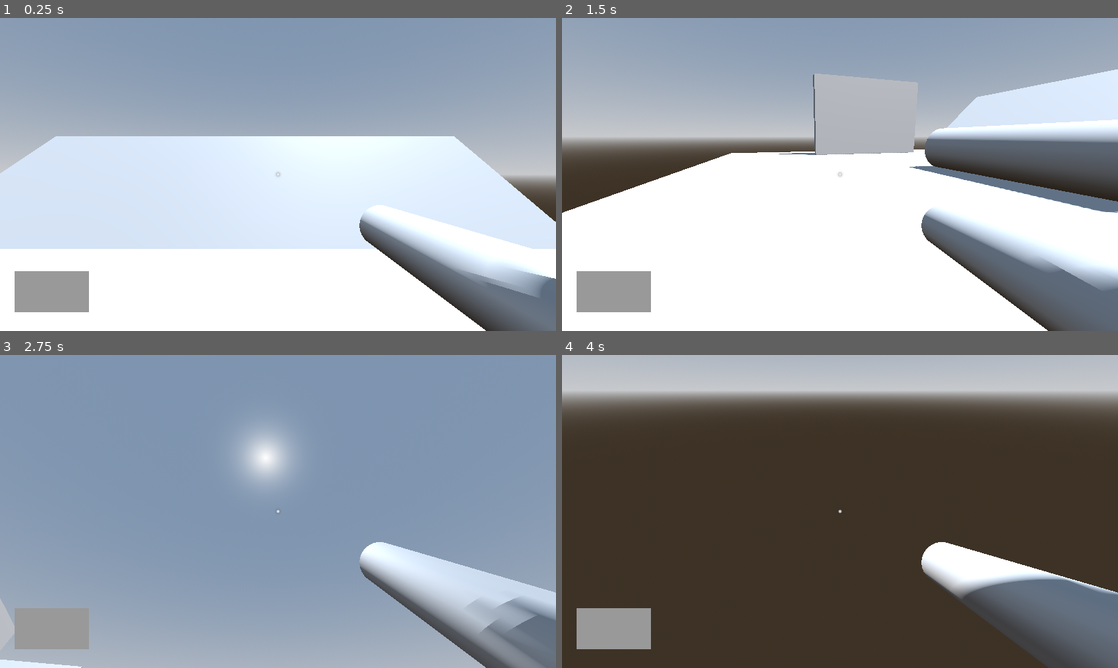
Above: before the commit, frames 1-4 (two rows, left to right).
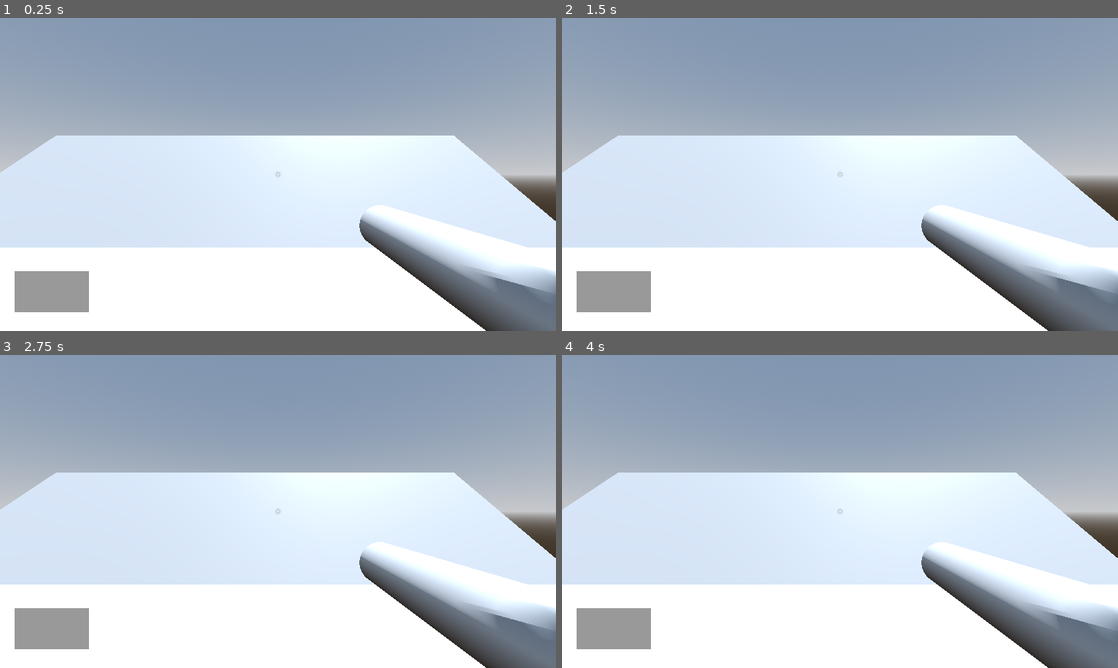
Above: after the commit, the same moments.

Repository: piksalchaos/spadooshka
Game: Godot game, scene res://scenes/test_world.tscn
The game is run twice, just before and just after one commit, with the same random seed, the same clock (stepped at 60 frames per second) and the same inputs.
Inputs (mouse positions are in pixels of both pictures, inside the frame that each line leads up to):
- Up to frame 1 (0.25 s): no input
- Up to frame 2 (1.5 s): tap Enter at 0.5 s; move the mouse to (962, 158) at 0.52 s; hold D (right) 0.53-1.28 s; tap E (interact) at 0.6 s; tap Space (jump) at 0.77 s; move the mouse to (728, 190) at 1.27 s; hold S (backward) from 1.28 s (still down); tap Mouse wheel down (item_slot_left) at 1.35 s
- Up to frame 3 (2.75 s): tap Space (jump) at 1.52 s; move the mouse to (333, 442) at 2.02 s; release S (backward) at 2.03 s; hold D (right) from 2.03 s (still down); hold Mouse wheel up (item_slot_right) from 2.03 s (still down)
- Up to frame 4 (4 s): move the mouse to (812, 574) at 2.77 s; release D (right) at 2.78 s; release Mouse wheel up (item_slot_right) at 2.78 s; hold W (forward) 2.78-3.53 s; click (812, 574) at 2.85 s; tap Space (jump) at 3.02, 3.77 s; move the mouse to (1006, 558) at 3.52 s; hold A (left) from 3.53 s (still down); hold Right mouse button (use_item) from 3.53 s (still down)

The runs differ from the first frame. In frame 1, 1.1% of the frame differs, in the area x 0-100%, y 37-89%; in frame 2, 45%; in frame 3, 67%; in frame 4, 94%, in the area x 0-100%, y 0-100%.

Commit message:
players and guns now work only with their respective clients

Diff:
--- a/scenes/main_menu.gd
+++ b/scenes/main_menu.gd
@@ -4,26 +4,11 @@
 
 signal host_button_pressed
 signal join_button_pressed
-#
-#const PLAYER_SCENE = preload("res://scenes/player.tscn")
-#const PORT = 9999
-#var enet_peer = ENetMultiplayerPeer.new()
-#
+
 func _on_host_button_pressed() -> void:
 	hide()
 	host_button_pressed.emit()
-	#enet_peer.create_server(PORT)
-	#multiplayer.multiplayer_peer = enet_peer
-	#multiplayer.peer_connected.connect(add_player)
-	#add_player(multiplayer.get_unique_id())
 
 func _on_join_button_pressed() -> void:
 	hide()
 	join_button_pressed.emit()
-	#enet_peer.create_client("localhost", PORT)
-	#multiplayer.multiplayer_peer = enet_peer
-#
-#func add_player(peer_id):
-	#var player = PLAYER_SCENE.instantiate()
-	#player.name = str(peer_id)
-	#add_child(player)
--- a/scenes/player.tscn
+++ b/scenes/player.tscn
@@ -33,6 +33,17 @@
 
 [sub_resource type="CapsuleShape3D" id="CapsuleShape3D_dqyto"]
 
+[sub_resource type="SceneReplicationConfig" id="SceneReplicationConfig_yhuv5"]
+properties/0/path = NodePath(".:position")
+properties/0/spawn = true
+properties/0/replication_mode = 1
+properties/1/path = NodePath(".:rotation")
+properties/1/spawn = true
+properties/1/replication_mode = 1
+properties/2/path = NodePath("Camera:rotation")
+properties/2/spawn = true
+properties/2/replication_mode = 1
+
 [node name="Player" type="CharacterBody3D"]
 script = ExtResource("1_x756l")
 
@@ -58,9 +69,11 @@
 target_position = Vector3(0, 0, -5)
 
 [node name="Gun" parent="Camera" instance=ExtResource("2_wfnaq")]
-transform = Transform3D(1, 0, 0, 0, -4.37114e-08, -1, 0, 1, -4.37114e-08, 0.5, -0.25, -0.5)
 
 [node name="SpeedBoostTimer" type="Timer" parent="."]
 wait_time = 10.0
 
+[node name="MultiplayerSynchronizer" type="MultiplayerSynchronizer" parent="."]
+replication_config = SubResource("SceneReplicationConfig_yhuv5")
+
 [connection signal="timeout" from="SpeedBoostTimer" to="." method="_on_speed_boost_timer_timeout"]
--- a/scenes/test_world_multiplayer.tscn
+++ b/scenes/test_world_multiplayer.tscn
@@ -82,5 +82,9 @@
 transform = Transform3D(1, 0, 0, 0, 1, 0, 0, 0, 1, 8.3378, 0.5, 4.04229)
 item = ExtResource("5_3qtad")
 
+[node name="MultiplayerSpawner" type="MultiplayerSpawner" parent="."]
+_spawnable_scenes = PackedStringArray("res://scenes/player.tscn")
+spawn_path = NodePath("..")
+
 [connection signal="host_button_pressed" from="CanvasLayer/MainMenu" to="." method="_on_main_menu_host_button_pressed"]
 [connection signal="join_button_pressed" from="CanvasLayer/MainMenu" to="." method="_on_main_menu_join_button_pressed"]
--- a/scripts/gun.gd
+++ b/scripts/gun.gd
@@ -16,6 +16,7 @@
 	)
 
 func _unhandled_input(event: InputEvent) -> void:
+	if not is_multiplayer_authority(): return
 	if event.is_action_pressed("shoot"):
 		shoot()
 	if event.is_action_pressed("reload"):
--- a/scripts/player.gd
+++ b/scripts/player.gd
@@ -4,6 +4,7 @@
 @onready var animation_player: AnimationPlayer = $AnimationPlayer
 @onready var interact_cast: RayCast3D = $Camera/InteractCast
 @onready var speed_boost_timer: Timer = $SpeedBoostTimer
+@onready var gun: MeshInstance3D = $Camera/Gun
 
 var items: Array[Item] = []
 var selected_item_slot = 0
@@ -15,11 +16,26 @@
 const DEFAULT_JUMP_VELOCITY: float = 7.0
 const BOOSTED_JUMP_VELOCITY: float = 12.0
 
+func _enter_tree() -> void:
+	var peer_id = str(name).to_int()
+
+	#gun.set_multiplayer_authority(peer_id)
+
 func _ready():
-	pass
+
+	var peer_id = str(name).to_int()
+	set_multiplayer_authority(peer_id)
+	gun.set_multiplayer_authority(peer_id)
+	if not is_multiplayer_authority(): return
+	camera.current = true
+	pass #temporary. this just makes it easy to switch between windows for multiplayer,
+	#     so be sure to remove this later and replace with something better
 	#Input.mouse_mode = Input.MOUSE_MODE_CAPTURED
 
+
 func _unhandled_input(event: InputEvent) -> void:
+	if not is_multiplayer_authority(): return
+
 	if event is InputEventMouseMotion:
 		rotate_y(-event.relative.x * .005)
 		camera.rotate_x(-event.relative.y * 0.005)
@@ -41,6 +57,8 @@
 			selected_item_slot = (selected_item_slot + items.size()-1) % items.size()
 
 func _physics_process(delta: float) -> void:
+	if not is_multiplayer_authority(): return
+
 	if interact_cast.is_colliding():
 		#change this block of code later so it works well with all kinds of interactables
 		var target = interact_cast.get_collider()
Not shown: 1 places in scenes/player.tscn that only renumber resources
